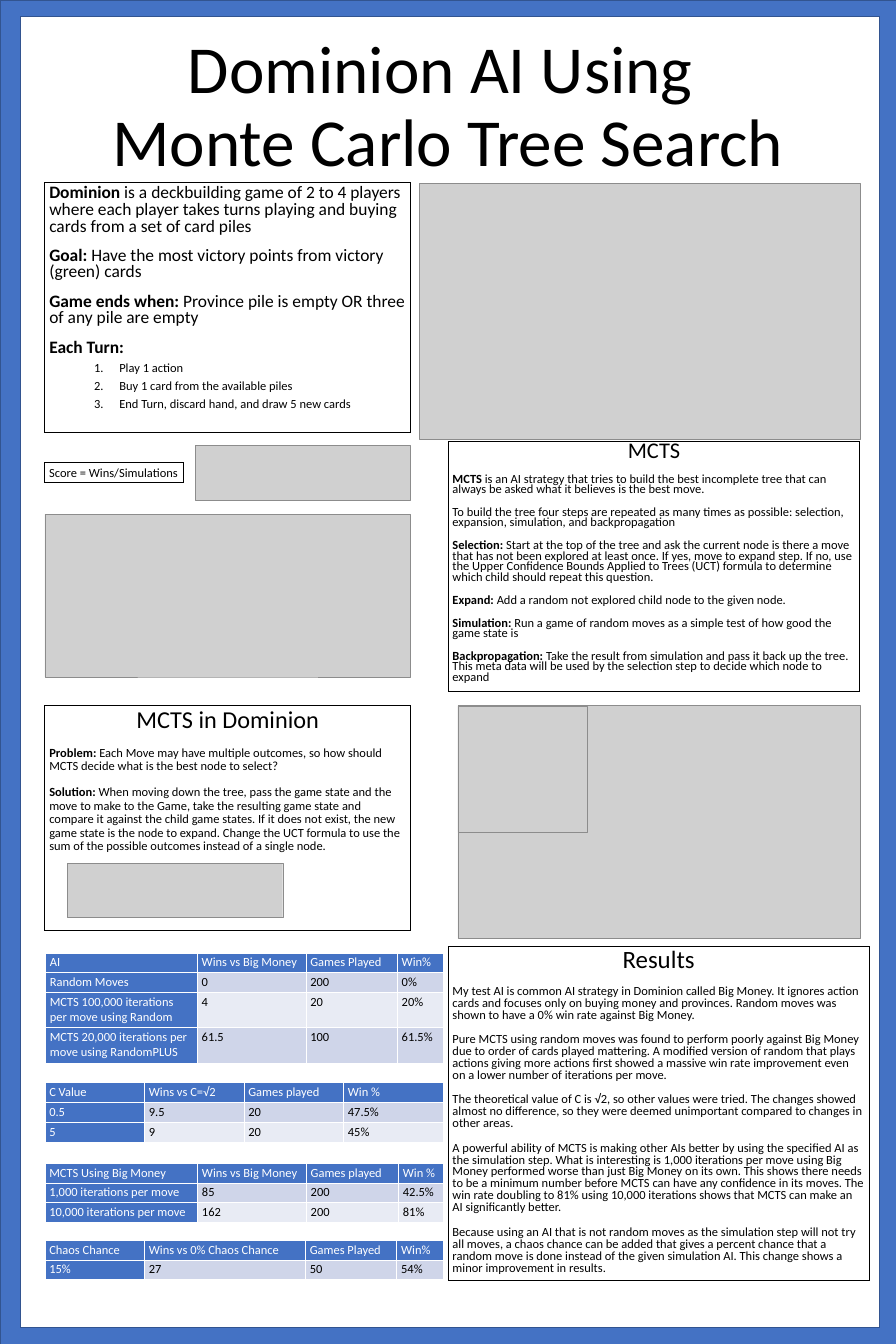
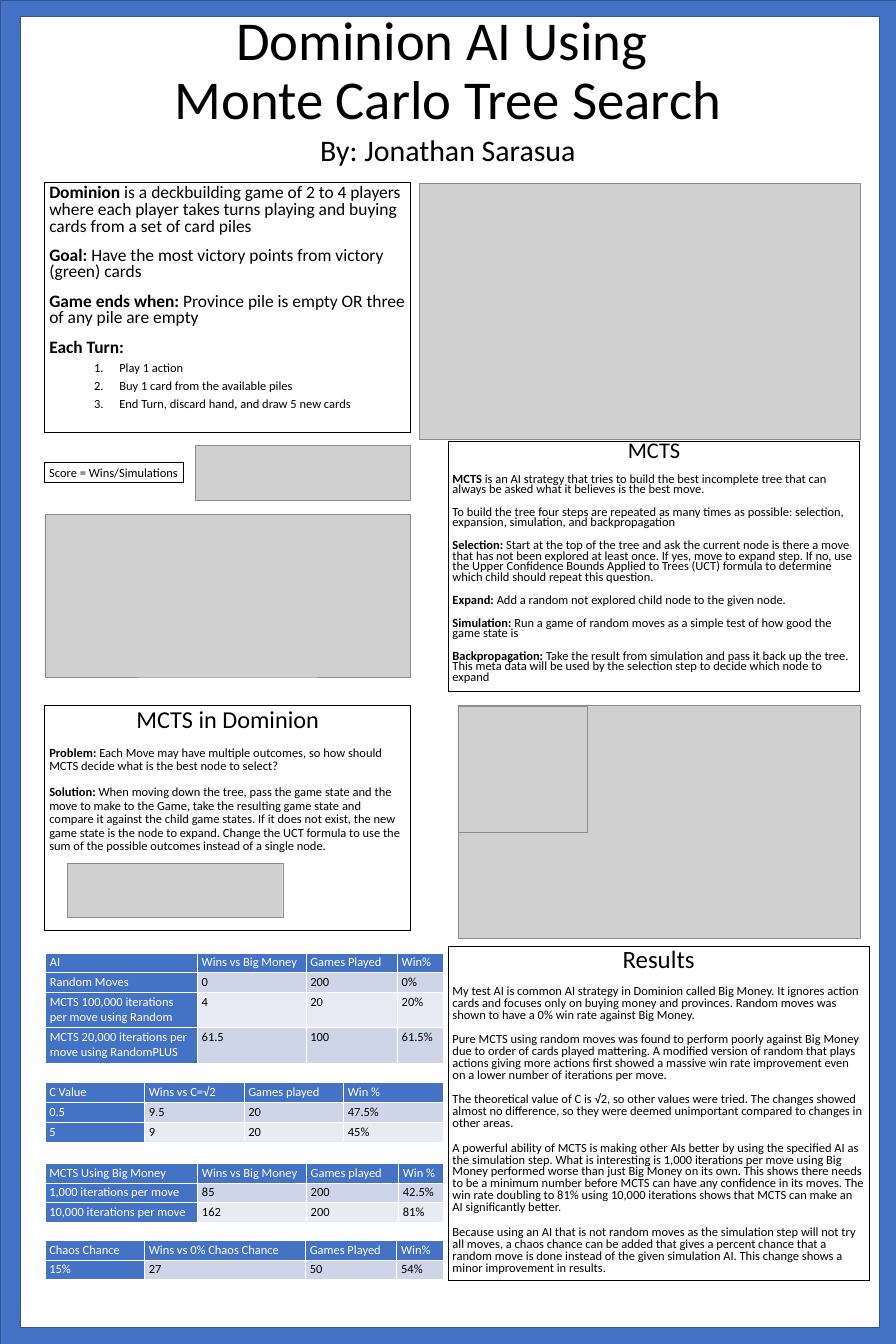
Before and after one commit to JSarasua/Guildhall, a slide deck: slide 1 of Thesis/ThesisPoster.pptx. Drawn at 896x1344 pixels with LibreOffice and Linux fonts; fonts in the diff are those of the drawing; grey boxes stand for pictures. Boxes give left, top, right and bottom in pixels: in the first picture for what was removed or moved away, otherwise in the second. Text is boxed around its words. In the diff, an @@ line names an element or a change of style, - is before the commit and + after.

Commit message:
final ppt

```diff
--- a/Thesis/ThesisPoster.pptx
+++ b/Thesis/ThesisPoster.pptx
@@ title "Dominion AI Using Monte Carlo ..." moved from (x1=112, y1=46, x2=784, y2=167) to (x1=175, y1=14, x2=721, y2=120) @@
@@ title "Dominion AI Using Monte Carlo ..." at (x1=175, y1=14, x2=721, y2=120): size 108 to 88 pt @@
@@ text added at (x1=320, y1=140, x2=576, y2=166), 48 pt, text #000000 @@
+By: Jonathan Sarasua
```
